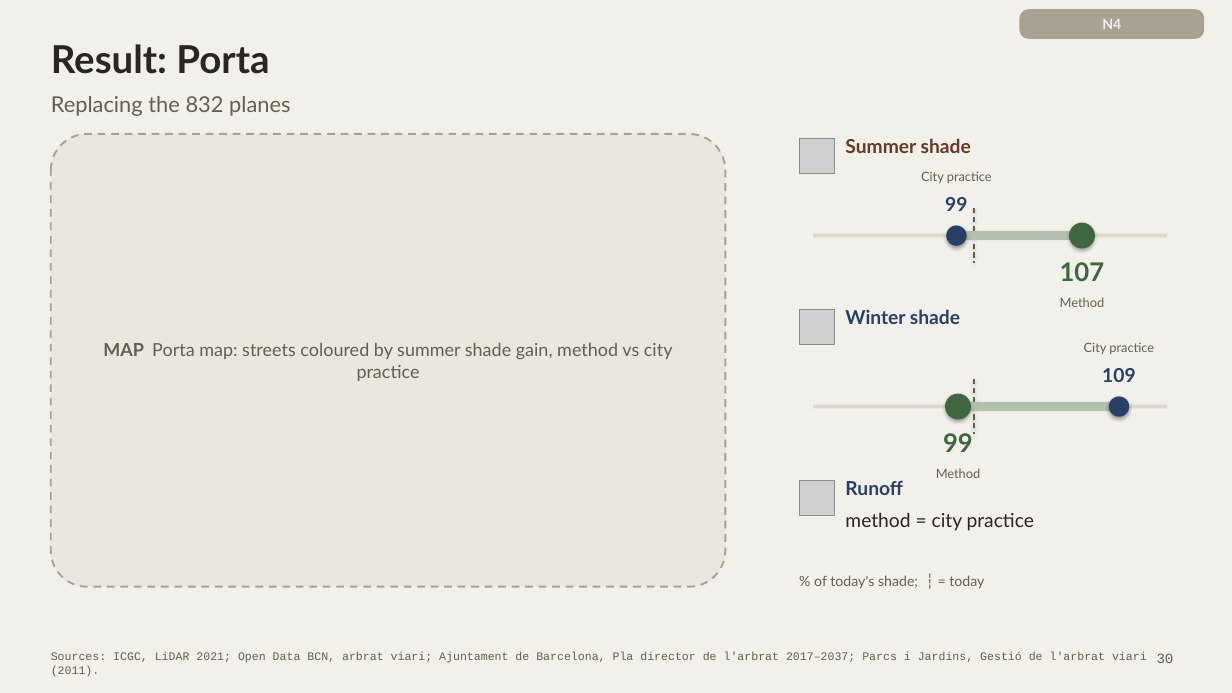
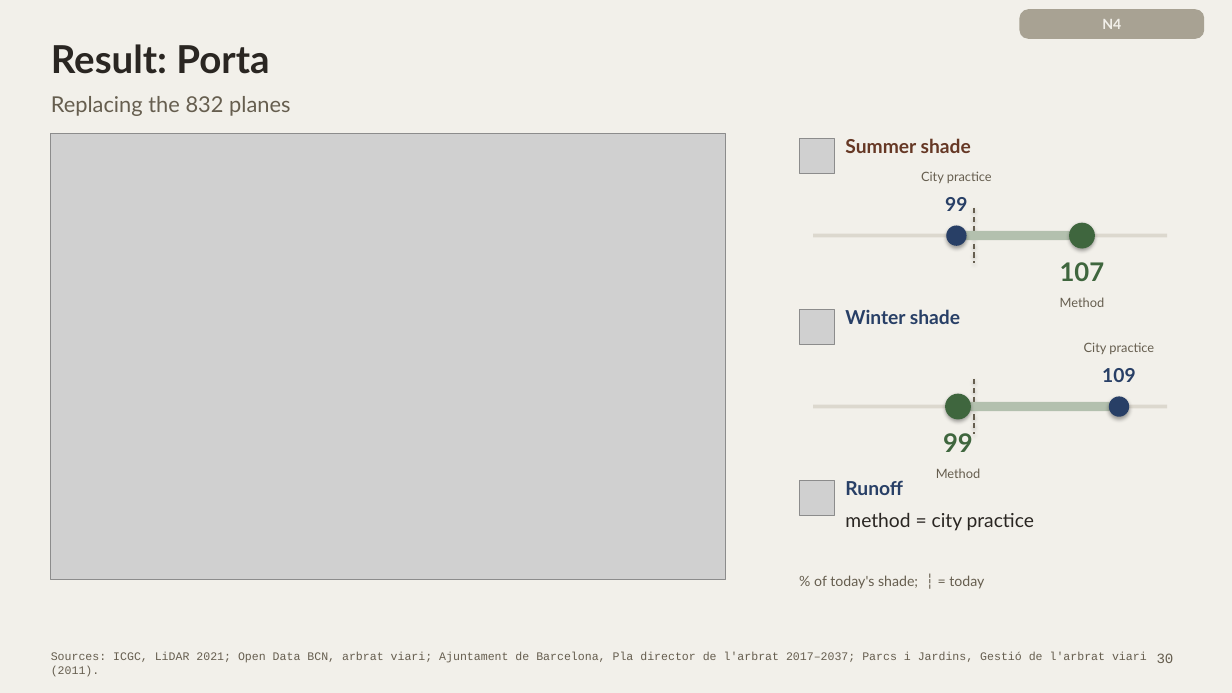
Before and after one commit to giofox96/shade-and-sponge, a slide deck: slide 30 of slides/final/shade_and_sponge_final_new.pptx. Drawn at 1232x693 pixels with LibreOffice and Linux fonts; fonts in the diff are those of the drawing; grey boxes stand for pictures. Boxes give left, top, right and bottom in pixels: in the first picture for what was removed or moved away, otherwise in the second. Text is boxed around its words. In the diff, an @@ line names an element or a change of style, - is before the commit and + after.

```diff
--- a/slides/final/shade_and_sponge_final_new.pptx
+++ b/slides/final/shade_and_sponge_final_new.pptx
@@ rounded rectangle removed at bbox=[51, 134, 726, 587] @@
@@ picture added at bbox=[51, 134, 726, 580] @@
@@ text removed at bbox=[103, 343, 673, 381] @@
-MAP Porta map: streets coloured by summer shade gain, method vs city practice
```
Also in this commit, not shown: 5 other slides changed, 8 other files.
